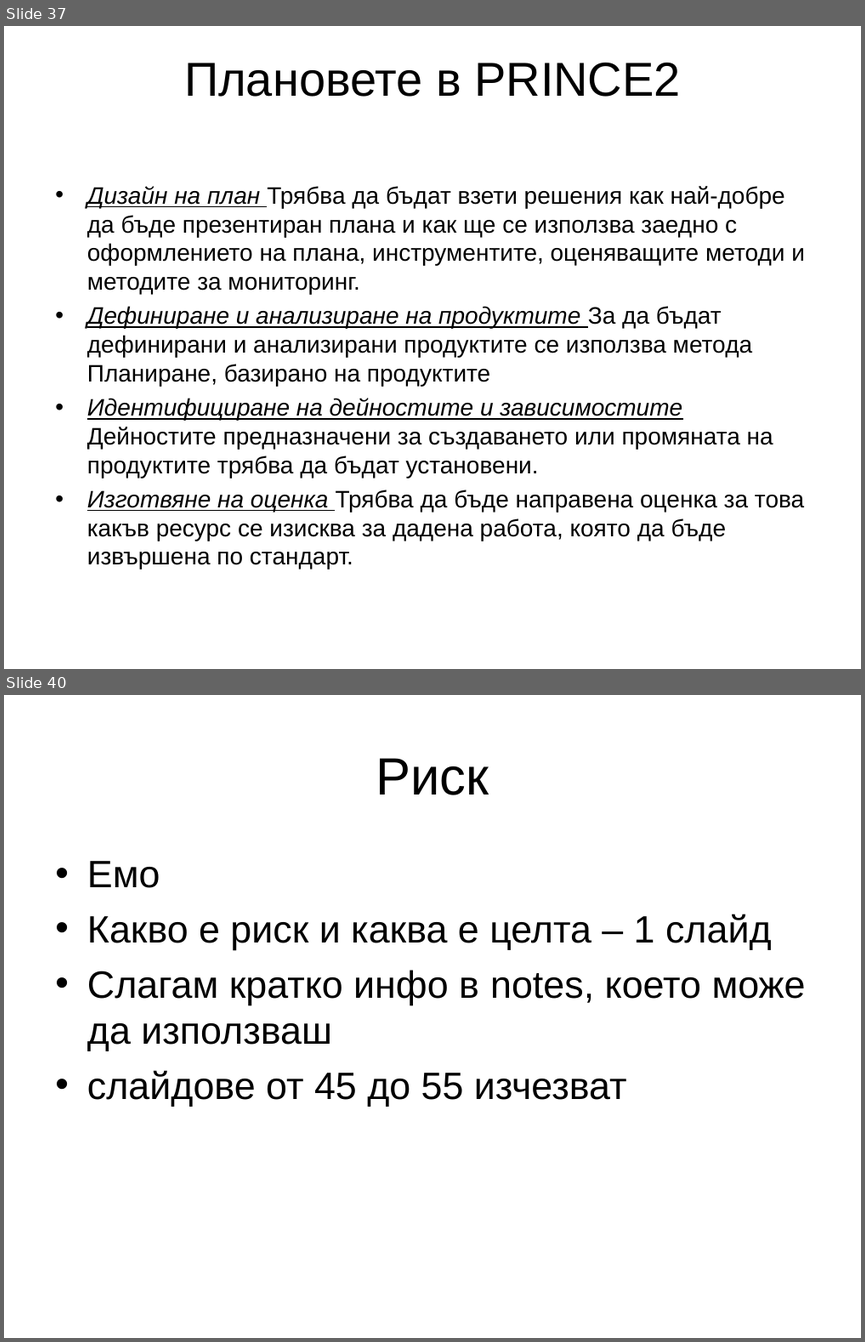
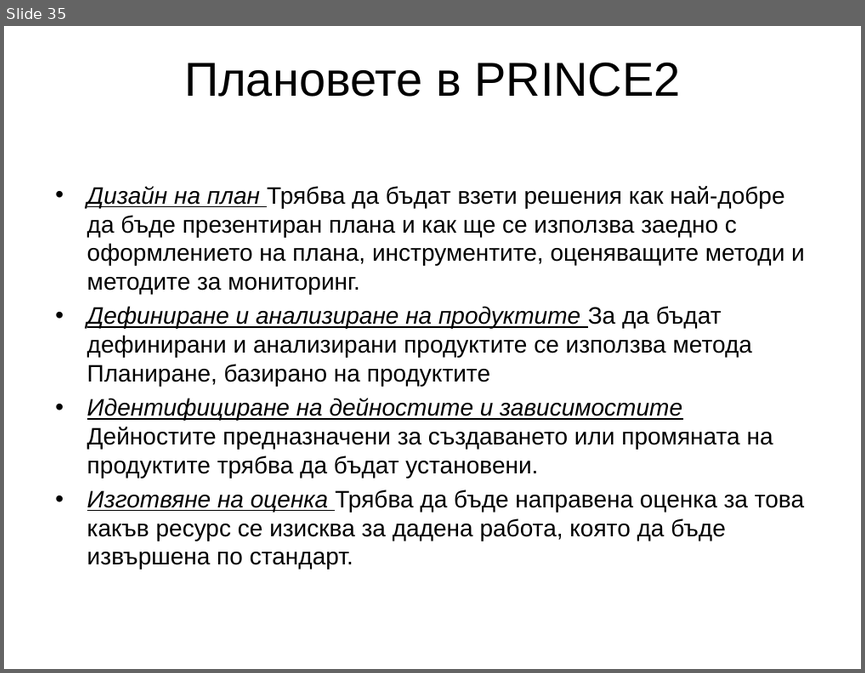
Before and after one commit to marvellouz/PM, a slide deck: prince2_v0.6bg.ppt. Shown one above the other, each under a label of ours: slides 37 and 40 before the commit, slide 35 after it; the slides between them are not shown. The pictures are 865x1342 and 865x673 pixels, drawn with LibreOffice and Linux fonts; fonts in the diff are those of the drawing. Boxes give left, top, right and bottom in pixels: in the first picture for what was removed or moved away, otherwise in the second. Text is boxed around its words. In the diff, an @@ line names an element or a change of style, - is before the commit and + after.

```diff
--- a/prince2_v0.6bg.ppt
+++ b/prince2_v0.6bg.ppt
@@ slide 40 removed at (4,695,861,1338), background #FFFFFF @@
@@ title removed at (375,758,488,795) @@
-Риск
@@ text removed at (87,861,806,1106) @@
-• Емо
-• Какво е риск и каква е целта – 1 слайд
-• Слагам кратко инфо в notes, което може да използваш
-• слайдове от 45 до 55 изчезват
@@ what was slide 37 is now slide 35 @@
```
Also in this commit, not shown: 50 slides changed, 4 other slides removed, 1 other file.
